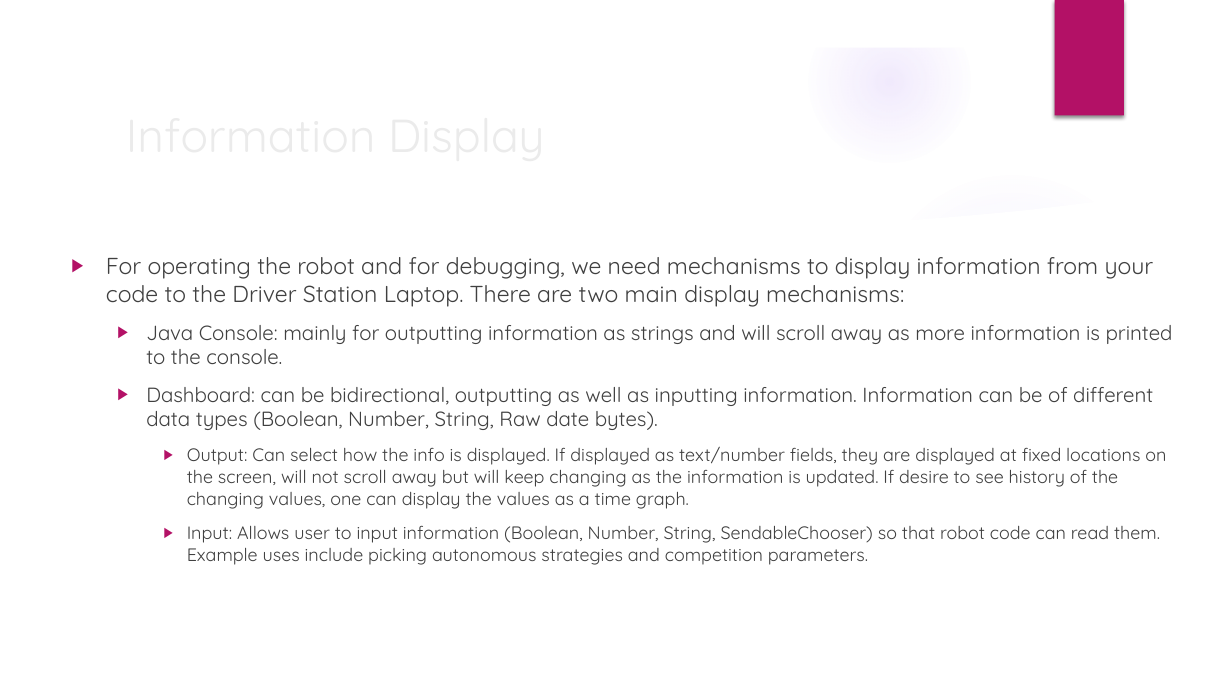
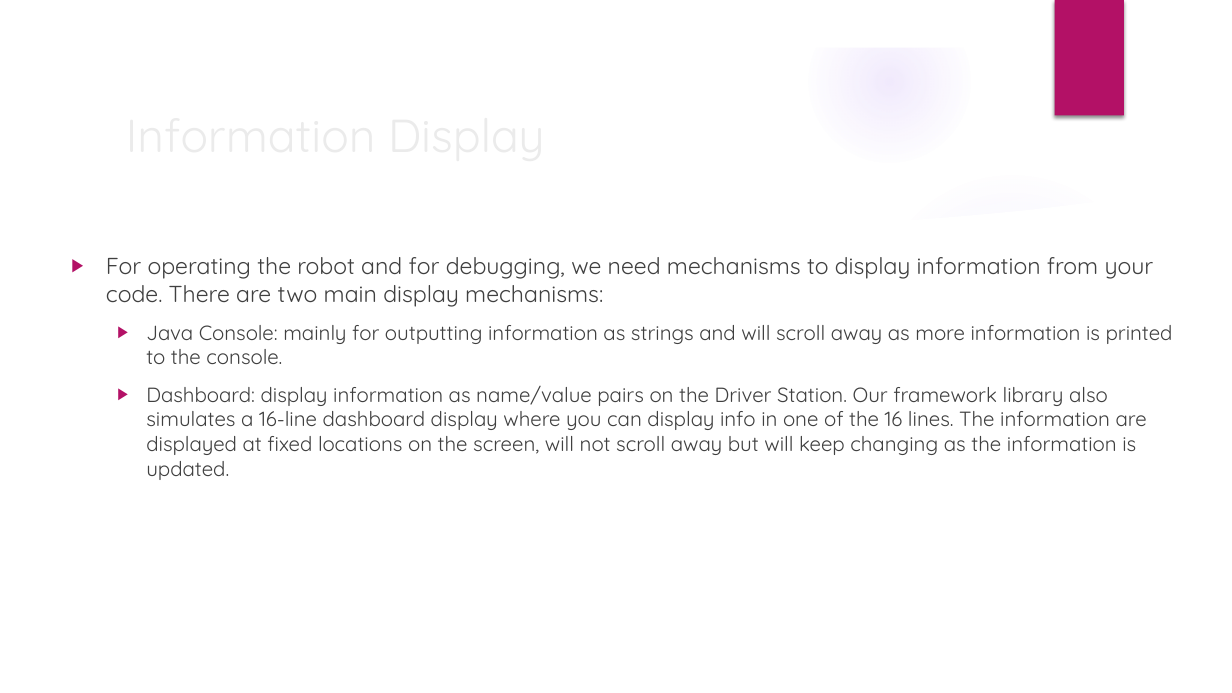
Before and after one commit to trc492/FrcProgrammingClass, a slide deck: slide 3 of FtcLessons/2-BasicRobotComponents.pptx. Drawn at 1232x693 pixels with LibreOffice and Linux fonts; fonts in the diff are those of the drawing; background and template pictures are left out. Boxes give left, top, right and bottom in pixels: in the first picture for what was removed or moved away, otherwise in the second. Text is boxed around its words. In the diff, an @@ line names an element or a change of style, - is before the commit and + after.

```diff
--- a/FtcLessons/2-BasicRobotComponents.pptx
+++ b/FtcLessons/2-BasicRobotComponents.pptx
@@ text at bbox=[106, 257, 1154, 307]: text changed @@
-▶ For operating the robot and for debugging, we need mechanisms to display information from your code to the Driver Station Laptop. There are two main display mechanisms:
+▶ For operating the robot and for debugging, we need mechanisms to display information from your code. There are two main display mechanisms:
@@ text at bbox=[146, 386, 1147, 480]: text changed; size 14 to 16 pt @@
-  ▶ Dashboard: can be bidirectional, outputting as well as inputting information. Information can be of different data types (Boolean, Number, String, Raw date bytes).
-    ▶ Output: Can select how the info is displayed. If displayed as text/number fields, they are displayed at fixed locations on the screen, will not scroll away but will keep changing as the information is updated. If desire to see history of the changing values, one can display the values as a time graph.
-    ▶ Input: Allows user to input information (Boolean, Number, String, SendableChooser) so that robot code can read them. Example uses include picking autonomous strategies and competition parameters.
+  ▶ Dashboard: display information as name/value pairs on the Driver Station. Our framework library also simulates a 16-line dashboard display where you can display info in one of the 16 lines. The information are displayed at fixed locations on the screen, will not scroll away but will keep changing as the information is updated.
```
Also in this commit, not shown: 25 other slides changed, 6 slides removed, 10 other files.
